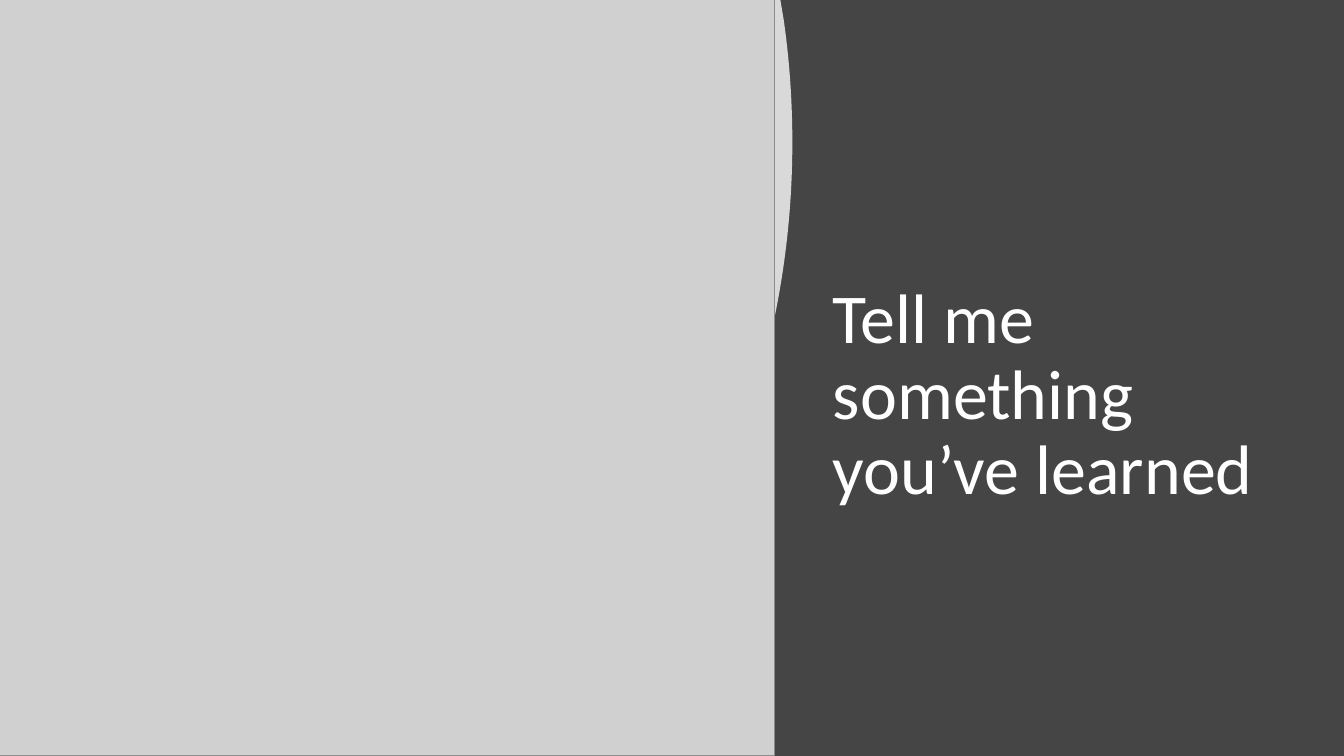
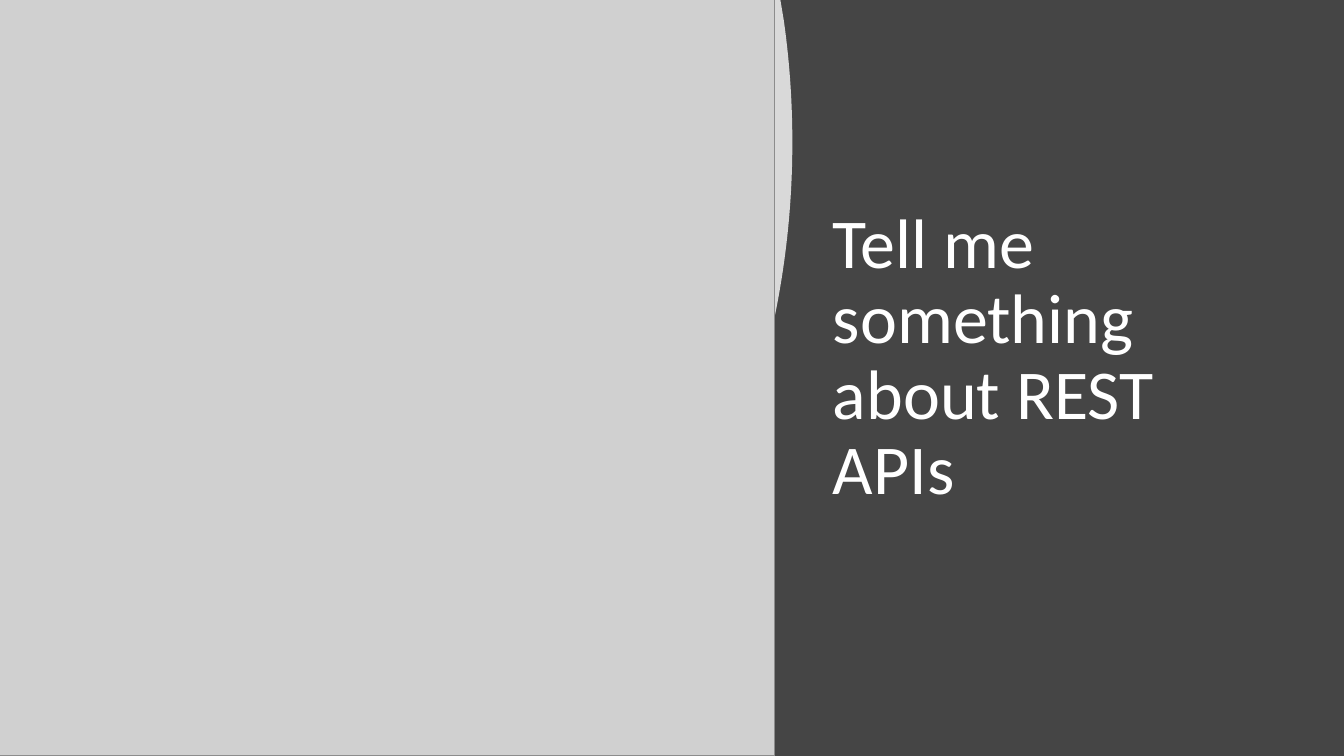
Before and after one commit to si-mv/swe-resources, a slide deck: slide 10 of module-2/unit-1/workshop-1/slides/2.1.1 Restful APIs and Frameworks.pptx (slide 8 before the commit). Drawn at 1344x756 pixels with LibreOffice and Linux fonts; fonts in the diff are those of the drawing; grey boxes stand for pictures. Boxes give left, top, right and bottom in pixels: in the first picture for what was removed or moved away, otherwise in the second. Text is boxed around its words. In the diff, an @@ line names an element or a change of style, - is before the commit and + after.

```diff
--- a/module-2/unit-1/workshop-1/slides/2.1.1 Restful APIs and Frameworks.pptx
+++ b/module-2/unit-1/workshop-1/slides/2.1.1 Restful APIs and Frameworks.pptx
@@ title at (833, 219, 1153, 495): text changed @@
-Tell me something you’ve learned
+Tell me something about REST APIs
```
Also in this commit, not shown: 2 other slides changed, 2 slides added, 2 other files.
